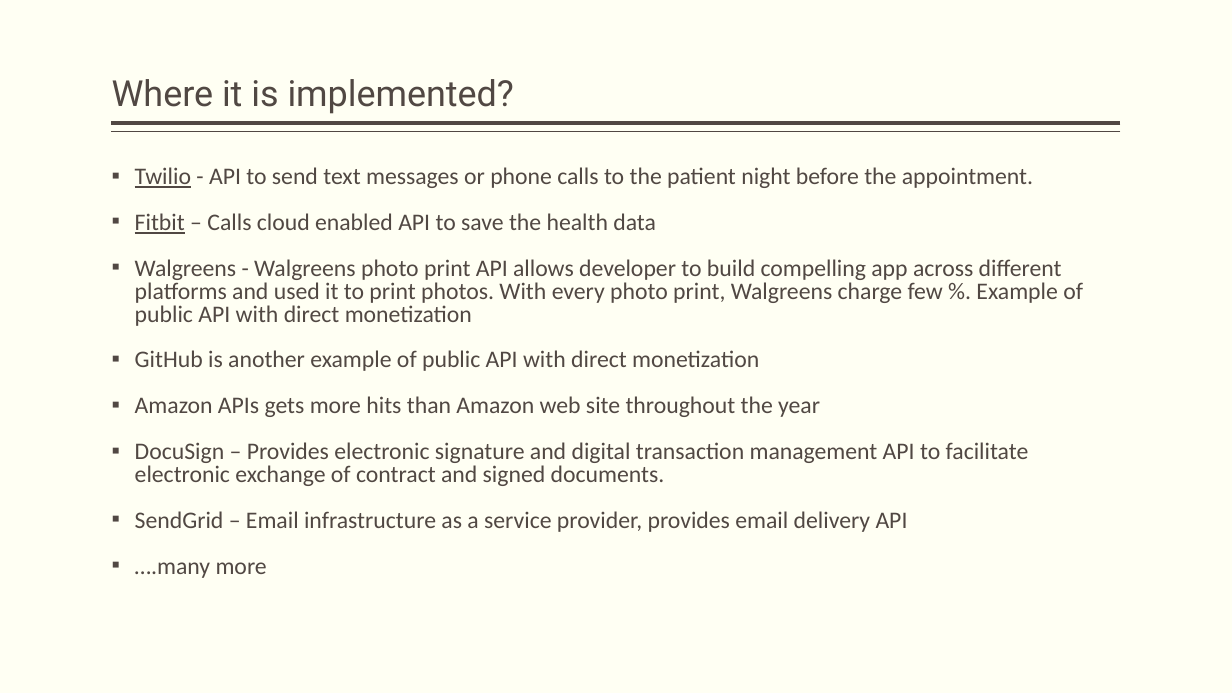
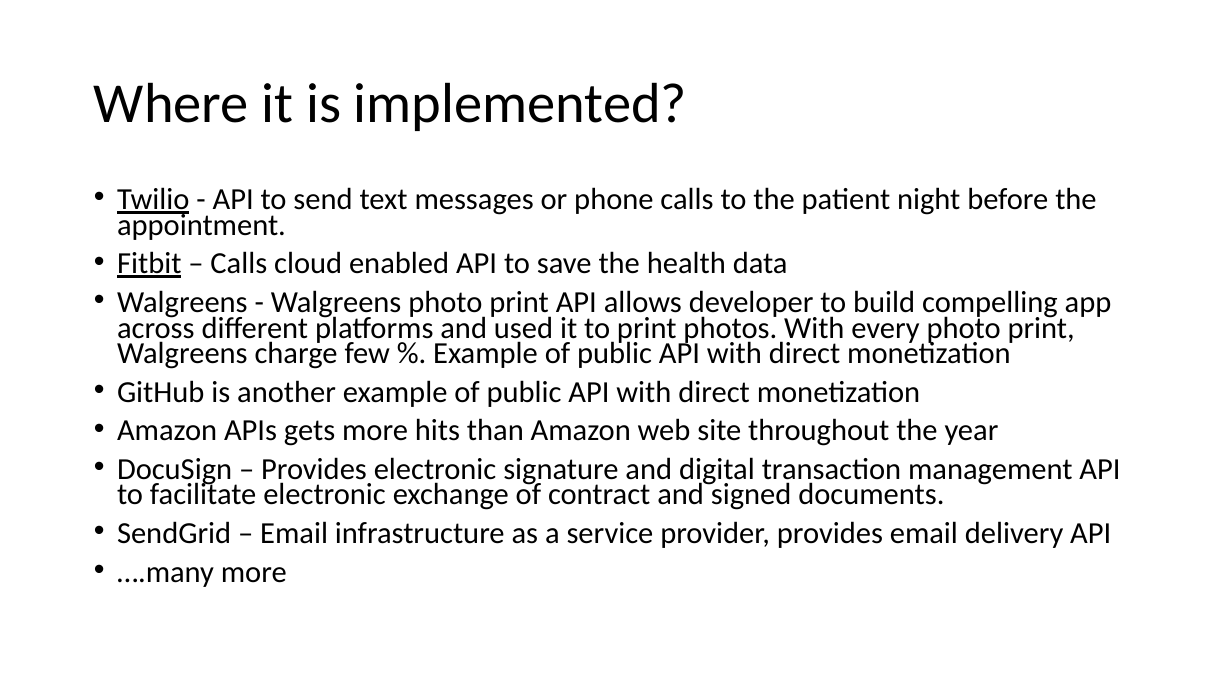
Before and after one commit to prasadhonrao/Training, a slide deck: slide 52 of Presentations/Microsoft Azure.pptx (slide 24 before the commit). Drawn at 1232x693 pixels with LibreOffice and Linux fonts; fonts in the diff are those of the drawing. Boxes give left, top, right and bottom in pixels: in the first picture for what was removed or moved away, otherwise in the second. Text is boxed around its words. In the diff, an @@ line names an element or a change of style, - is before the commit and + after.

```diff
--- a/Presentations/Microsoft Azure.pptx
+++ b/Presentations/Microsoft Azure.pptx
@@ background #FFFFF3 to #FFFFFF @@
@@ title "Where it is implemented?": place and size @@
-title "Where it is implemented?" at bbox=[112, 79, 514, 114]
+title "Where it is implemented?" at bbox=[94, 82, 687, 131]
@@ title "Where it is implemented?" at bbox=[94, 82, 687, 131]: size 28 to 44 pt, font Roboto to Calibri, text colour #514843 to #000000; vertical alignment bottom to middle @@
@@ line removed from (1121, 123) to (112, 123) @@
@@ line removed from (1121, 132) to (112, 132) @@
@@ text "Twilio - API to send ...": place and size @@
-text "Twilio - API to send ..." at bbox=[135, 167, 1083, 578]
+text "Twilio - API to send ..." at bbox=[117, 187, 1120, 587]
@@ text "Twilio - API to send ..." at bbox=[117, 187, 1120, 587]: size 18.5 to 23.8 pt, text colour #514843 to #000000; bullet ▪ to •; line spacing 0.8 to 0.7; less space between paragraphs @@
```
Also in this commit, not shown: 22 other slides changed, 33 slides added, 2 slides removed.
